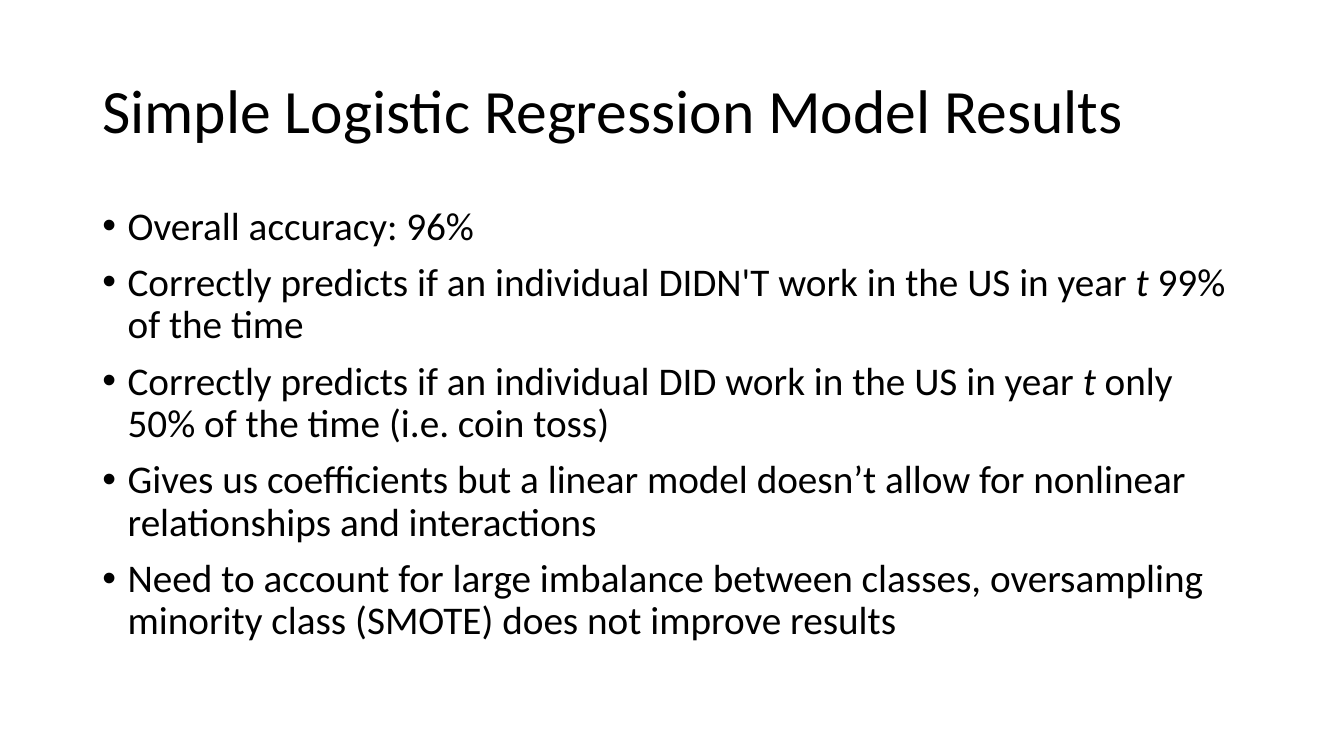
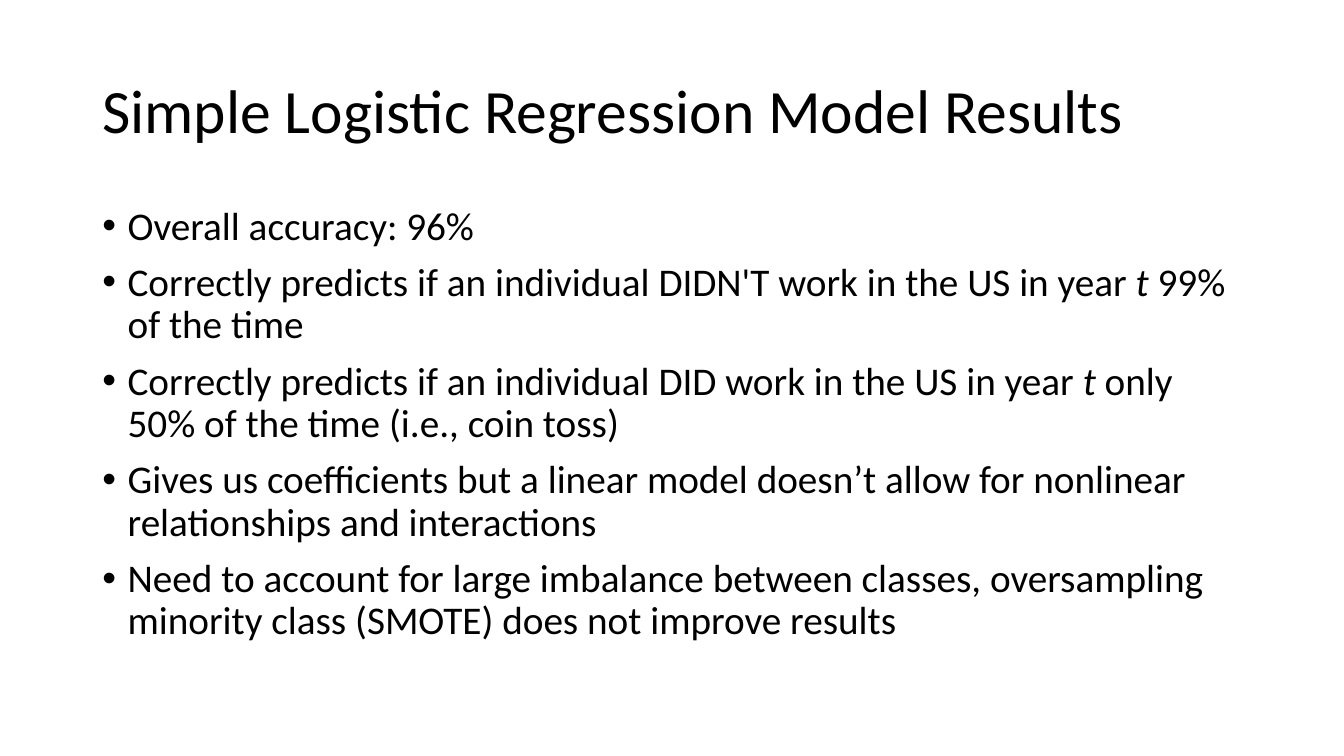
Before and after one commit to parthchawla/ml-predictmigration, a slide deck: slide 8 of ML Migration.pptx (slide 6 before the commit). Drawn at 1344x756 pixels with LibreOffice and Linux fonts; fonts in the diff are those of the drawing. Boxes give left, top, right and bottom in pixels: in the first picture for what was removed or moved away, otherwise in the second. Text is boxed around its words. In the diff, an @@ line names an element or a change of style, - is before the commit and + after.

```diff
--- a/ML Migration.pptx
+++ b/ML Migration.pptx
@@ text at [128, 367, 1173, 443]: text changed @@
-• Correctly predicts if an individual DID work in the US in year t only 50% of the time (i.e. coin toss)
+• Correctly predicts if an individual DID work in the US in year t only 50% of the time (i.e., coin toss)
```
Also in this commit, not shown: 1 other slide changed, 2 slides added.
